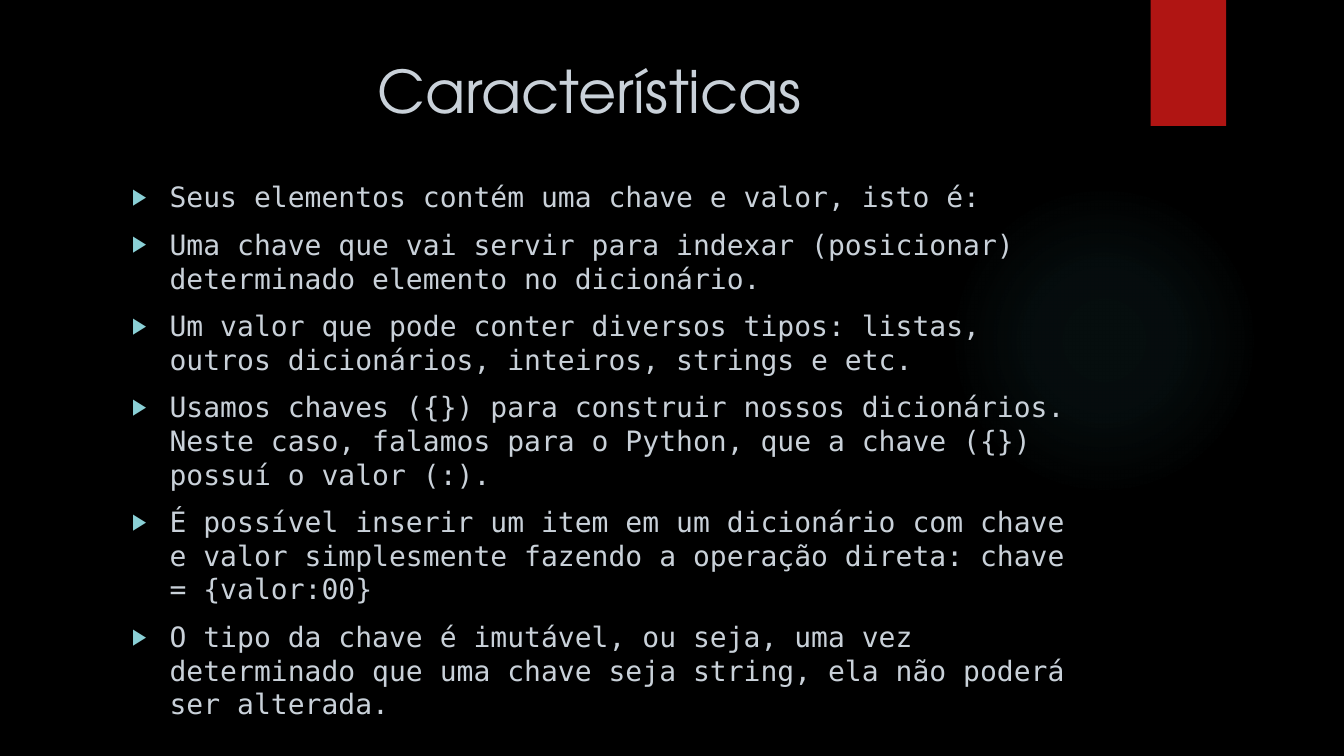
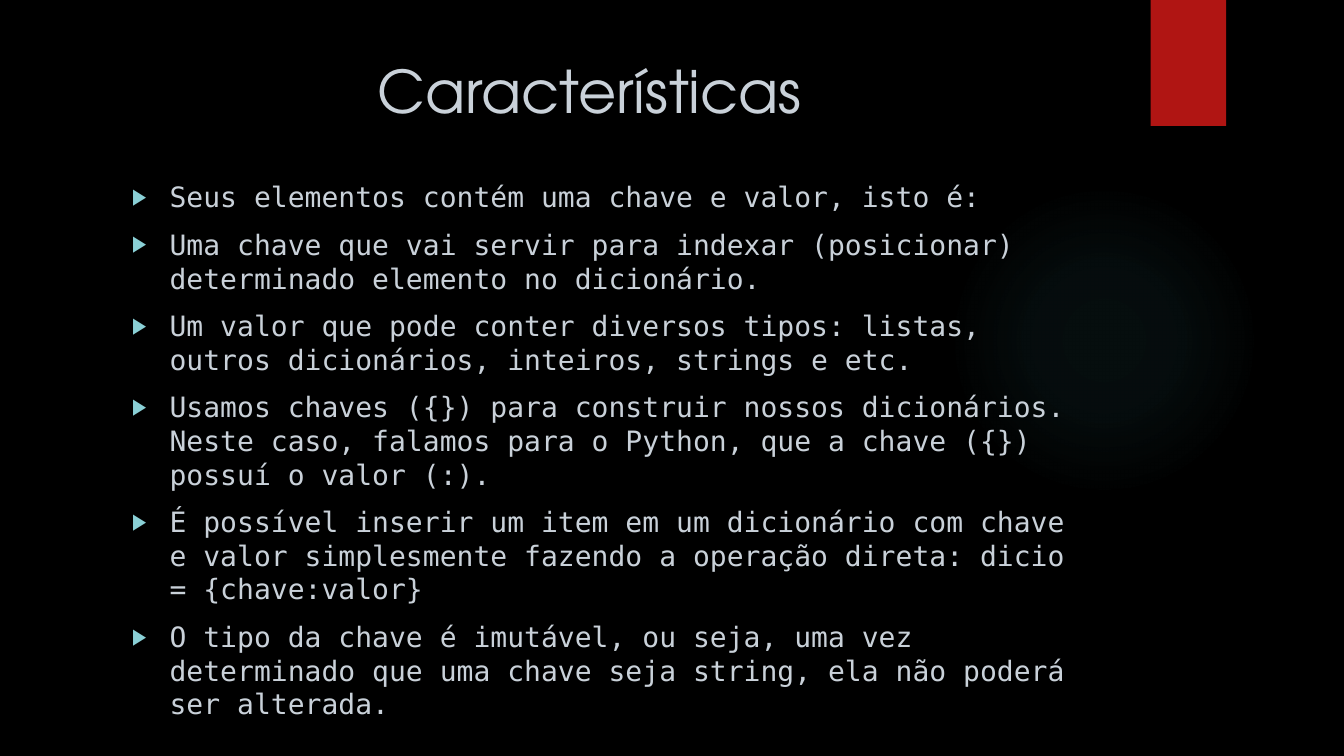
Before and after one commit to redejk/UGB_SI, a slide deck: slide 4 of 1/Projeto de Desenvolvimento de Algoritmos/N2/Trabalho/Dicionários python.pptx (slide 3 before the commit). Drawn at 1344x756 pixels with LibreOffice and Linux fonts; fonts in the diff are those of the drawing; background and template pictures are left out. Boxes give left, top, right and bottom in pixels: in the first picture for what was removed or moved away, otherwise in the second. Text is boxed around its words. In the diff, an @@ line names an element or a change of style, - is before the commit and + after.

```diff
--- a/1/Projeto de Desenvolvimento de Algoritmos/N2/Trabalho/Dicionários python.pptx
+++ b/1/Projeto de Desenvolvimento de Algoritmos/N2/Trabalho/Dicionários python.pptx
@@ text at (170, 510, 1064, 604): text changed @@
-▶ É possível inserir um item em um dicionário com chave e valor simplesmente fazendo a operação direta: chave = {valor:00}
+▶ É possível inserir um item em um dicionário com chave e valor simplesmente fazendo a operação direta: dicio = {chave:valor}
```
Also in this commit, not shown: 1 other slide changed, 1 slide added, 2 other files.
